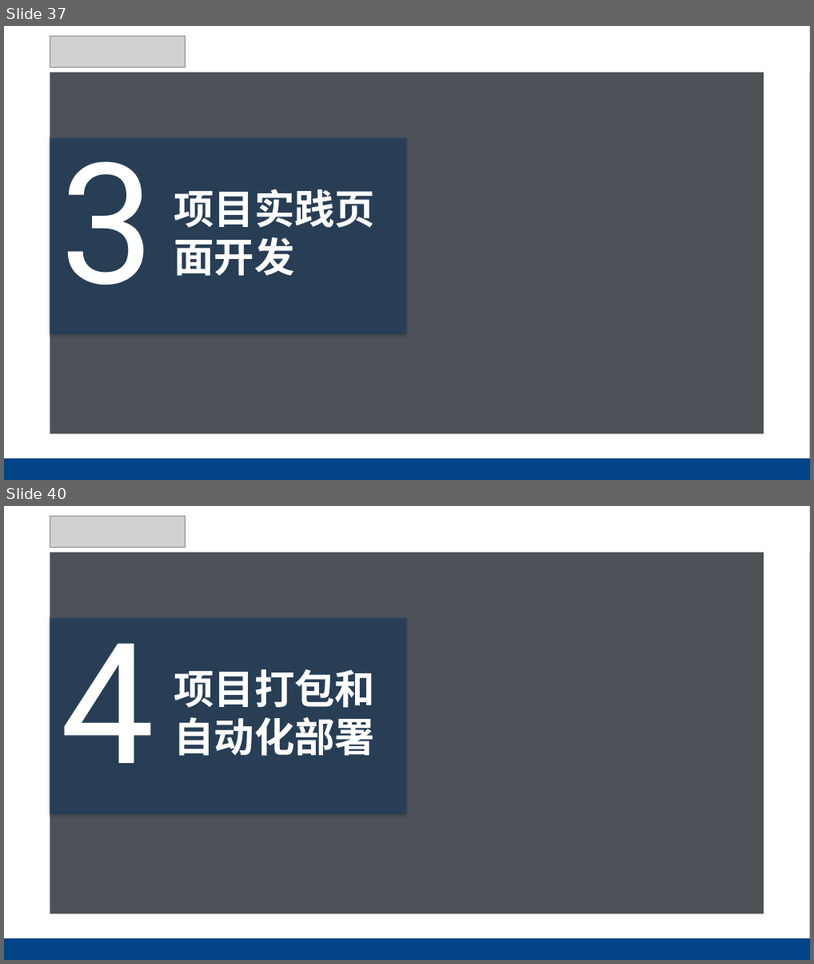
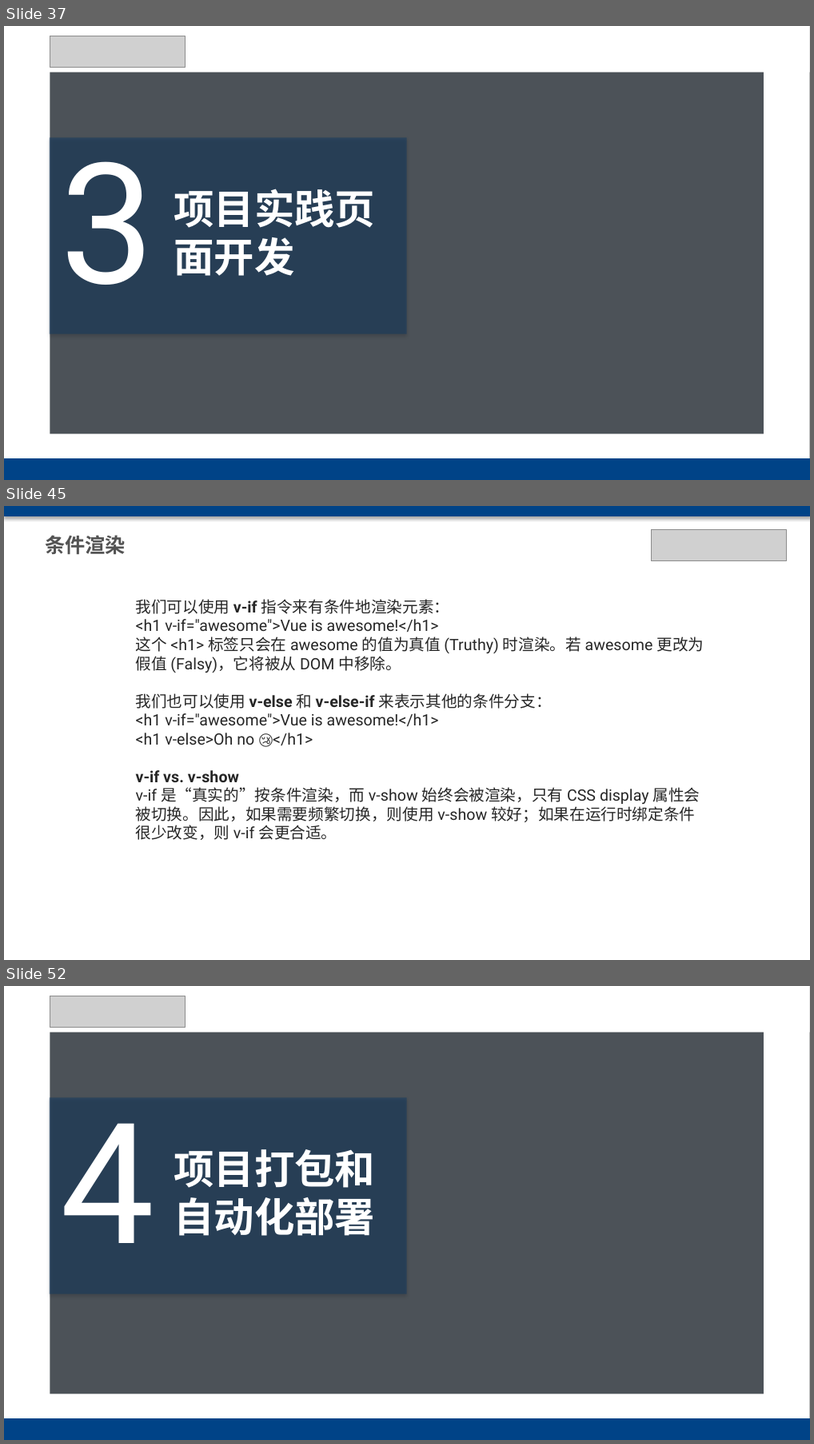
Before and after one commit to chxxx/vue3-vite-antd-admin, a slide deck: public/vue3 antdesign.pptx. Shown one above the other, each under a label of ours: slides 37 and 40 before the commit, slides 37, 45 and 52 after it; the slides between them are not shown. The pictures are 814x964 and 814x1444 pixels, drawn with LibreOffice and Linux fonts; fonts in the diff are those of the drawing; grey boxes stand for pictures; background and template pictures are left out; a plain dark background stands for a picture behind light text. Boxes give left, top, right and bottom in pixels: in the first picture for what was removed or moved away, otherwise in the second. Text is boxed around its words. In the diff, an @@ line names an element or a change of style, - is before the commit and + after.

```diff
--- a/public/vue3 antdesign.pptx
+++ b/public/vue3 antdesign.pptx
@@ slide 45 added at <box>4,506,810,960</box>, background #FFFFFF @@
@@ rectangle added at <box>4,506,810,516</box>, fill #004387 @@
@@ picture added at <box>651,529,787,561</box> @@
@@ text added at <box>45,535,126,554</box>, 18 pt, text #535353, bold @@
+条件渲染
@@ text added at <box>136,599,704,840</box>, 14 pt, text #262626 @@
+我们可以使用 v-if 指令来有条件地渲染元素：
+<h1 v-if="awesome">Vue is awesome!</h1>
+这个 <h1> 标签只会在 awesome 的值为真值 (Truthy) 时渲染。若 awesome 更改为假值 (Falsy)，它将被从 DOM 中移除。
+我们也可以使用 v-else 和 v-else-if 来表示其他的条件分支：
+<h1 v-if="awesome">Vue is awesome!</h1>
+<h1 v-else>Oh no 😢</h1>
+v-if vs. v-show
+v-if 是“真实的”按条件渲染，而 v-show 始终会被渲染，只有 CSS display 属性会被切换。因此，如果需要频繁切换，则使用 v-show 较好；如果在运行时绑定条件很少改变，则 v-if 会更合适。
@@ what was slide 40 is now slide 52 @@
```
Also in this commit, not shown: 4 slides changed, 13 other slides added, 2 slides removed, 6 other files.
